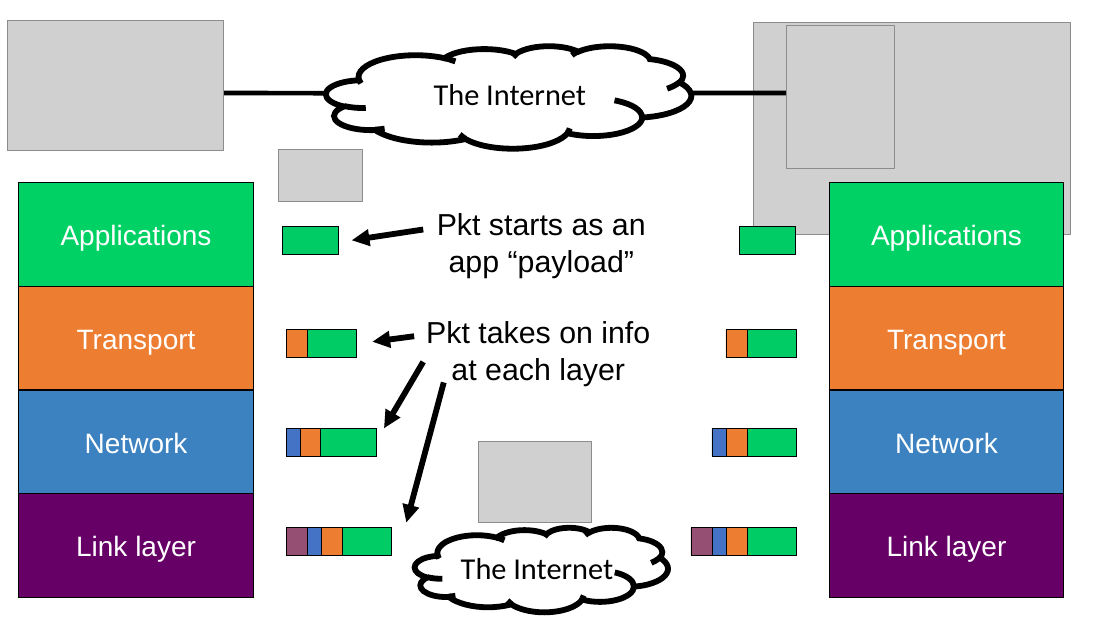
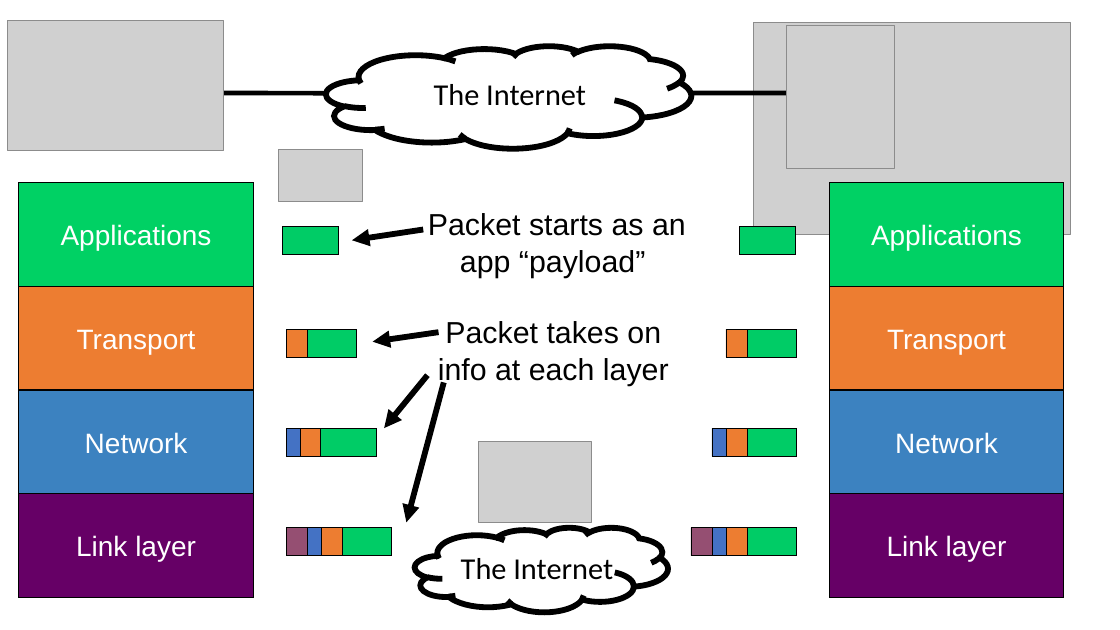
Before and after one commit to ngsrinivas/coursegen, a slide deck: slide 11 of ex/552-F19/lectures/02-architecture.pptx. Drawn at 1120x630 pixels with LibreOffice and Linux fonts; fonts in the diff are those of the drawing; grey boxes stand for pictures. Boxes give left, top, right and bottom in pixels: in the first picture for what was removed or moved away, otherwise in the second. Text is boxed around its words. In the diff, an @@ line names an element or a change of style, - is before the commit and + after.

```diff
--- a/ex/552-F19/lectures/02-architecture.pptx
+++ b/ex/552-F19/lectures/02-architecture.pptx
@@ text at (x1=428, y1=213, x2=686, y2=236): text changed @@
-Pkt starts as an
+Packet starts as an
@@ text at (x1=438, y1=321, x2=669, y2=386): text changed @@
-Pkt takes on info at each layer
+Packet takes on info at each layer
@@ arrow moved from (414, 336) - (373, 342) to (439, 332) - (373, 342) @@
@@ arrow moved from (423, 362) - (384, 429) to (428, 376) - (384, 429) @@
```
Also in this commit, not shown: 8 other slides changed, 2 other files.
